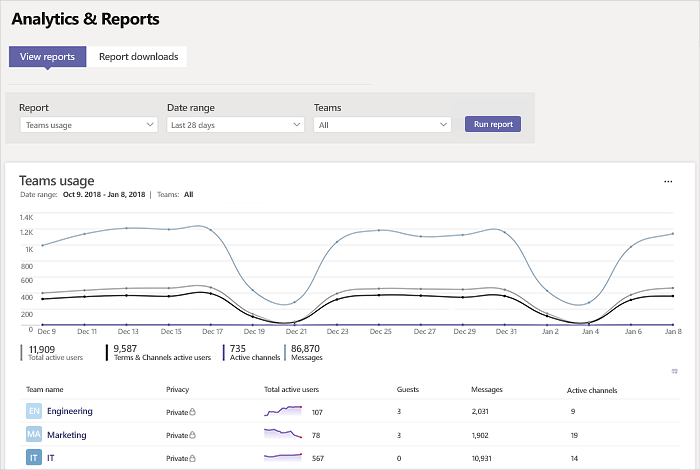
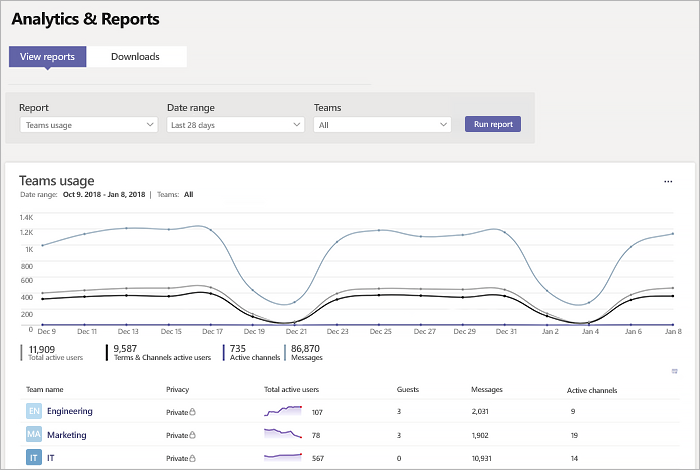
Before/after of a w=700, h=470 layered artwork. What changed in the layer stack:
painted on "Border" (2nd of 3, in "Border") over (0, 0, 700, 470)
painted on "Border" (3rd of 3) over (0, 0, 700, 470)
